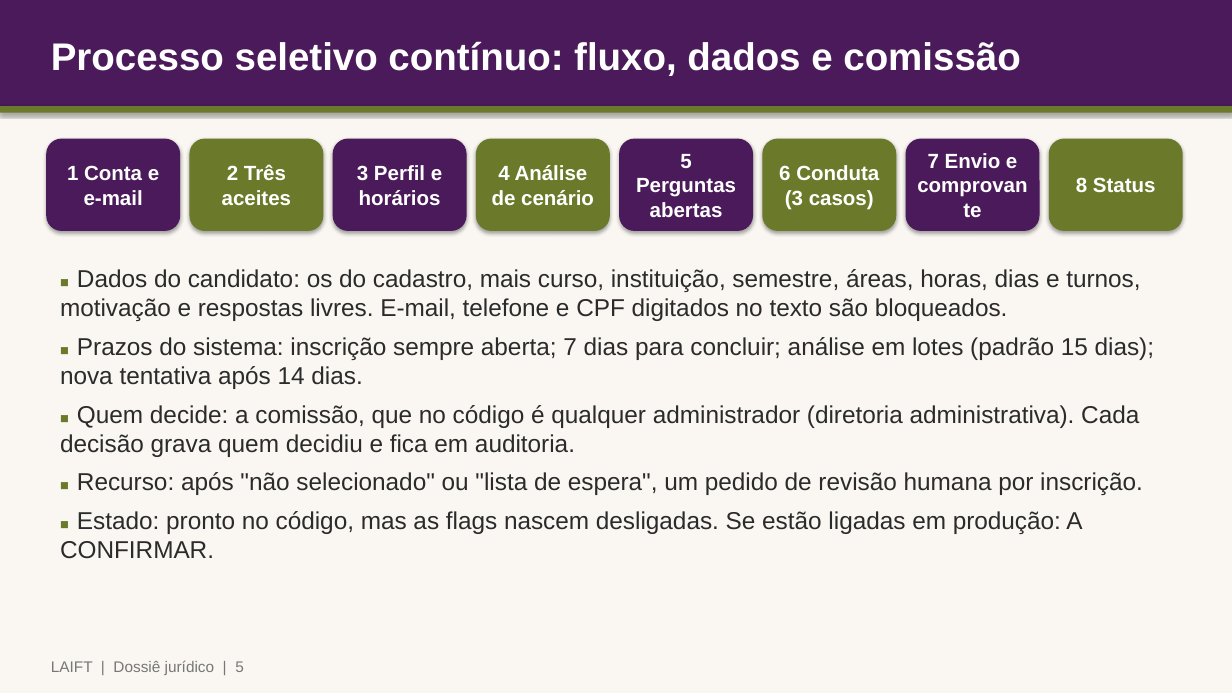
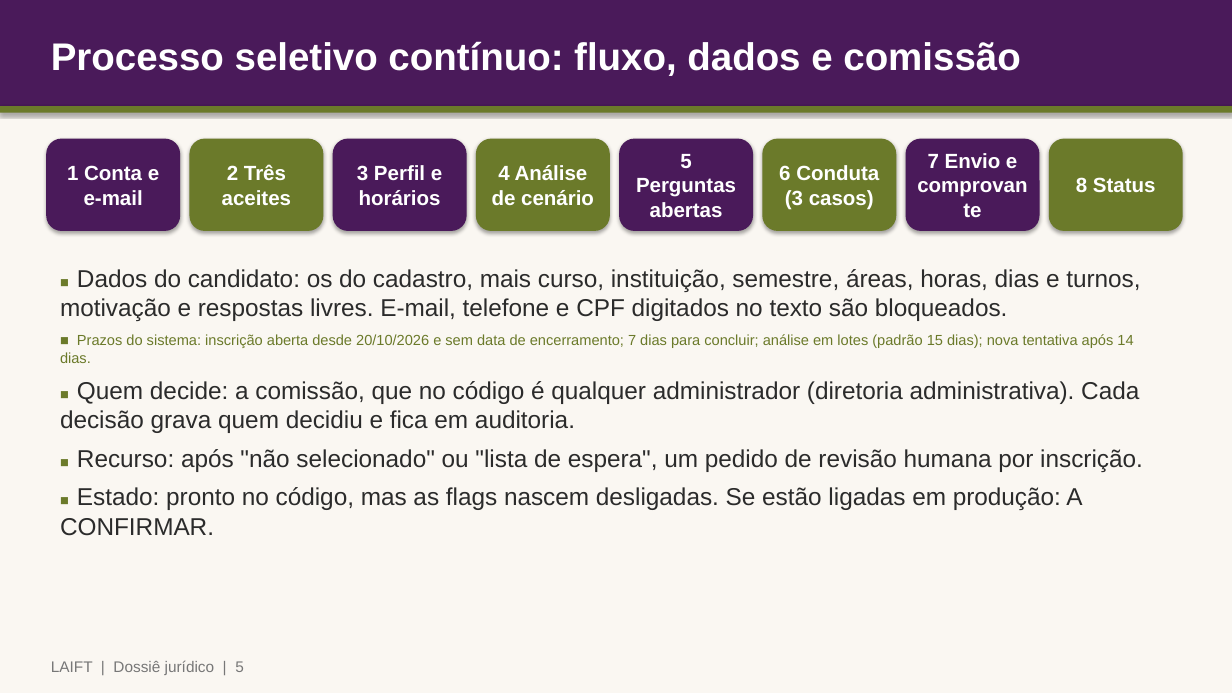
Before and after one commit to Diretoria-DPF/plataforma-membros, a slide deck: slide 5 of docs/juridico/apresentacao-advogado.pptx. Drawn at 1232x693 pixels with LibreOffice and Linux fonts; fonts in the diff are those of the drawing. Boxes give left, top, right and bottom in pixels: in the first picture for what was removed or moved away, otherwise in the second. Text is boxed around its words. In the diff, an @@ line names an element or a change of style, - is before the commit and + after.

```diff
--- a/docs/juridico/apresentacao-advogado.pptx
+++ b/docs/juridico/apresentacao-advogado.pptx
@@ text at (60, 334, 1133, 363): text changed; size 19 to 11.4 pt; text colour #2B2B2B to #6B7A2A @@
-■ Prazos do sistema: inscrição sempre aberta; 7 dias para concluir; análise em lotes (padrão 15 dias); nova tentativa após 14 dias.
+■ Prazos do sistema: inscrição aberta desde 20/10/2026 e sem data de encerramento; 7 dias para concluir; análise em lotes (padrão 15 dias); nova tentativa após 14 dias.
```
Also in this commit, not shown: 2 other slides changed, 1 other file.
